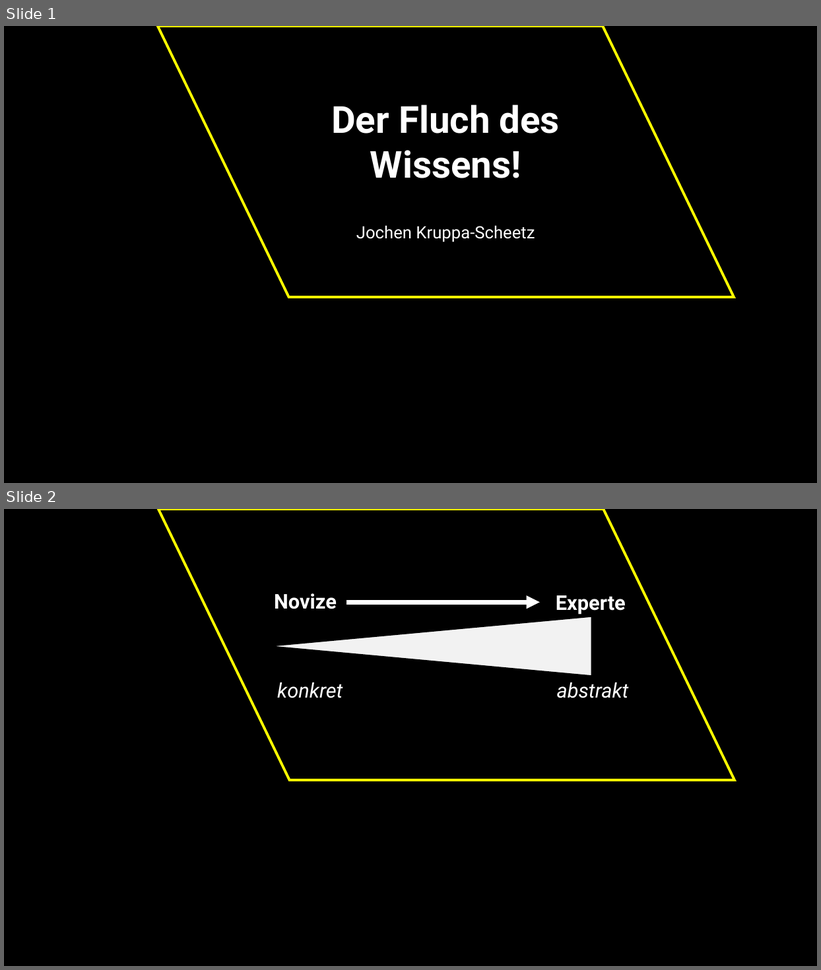
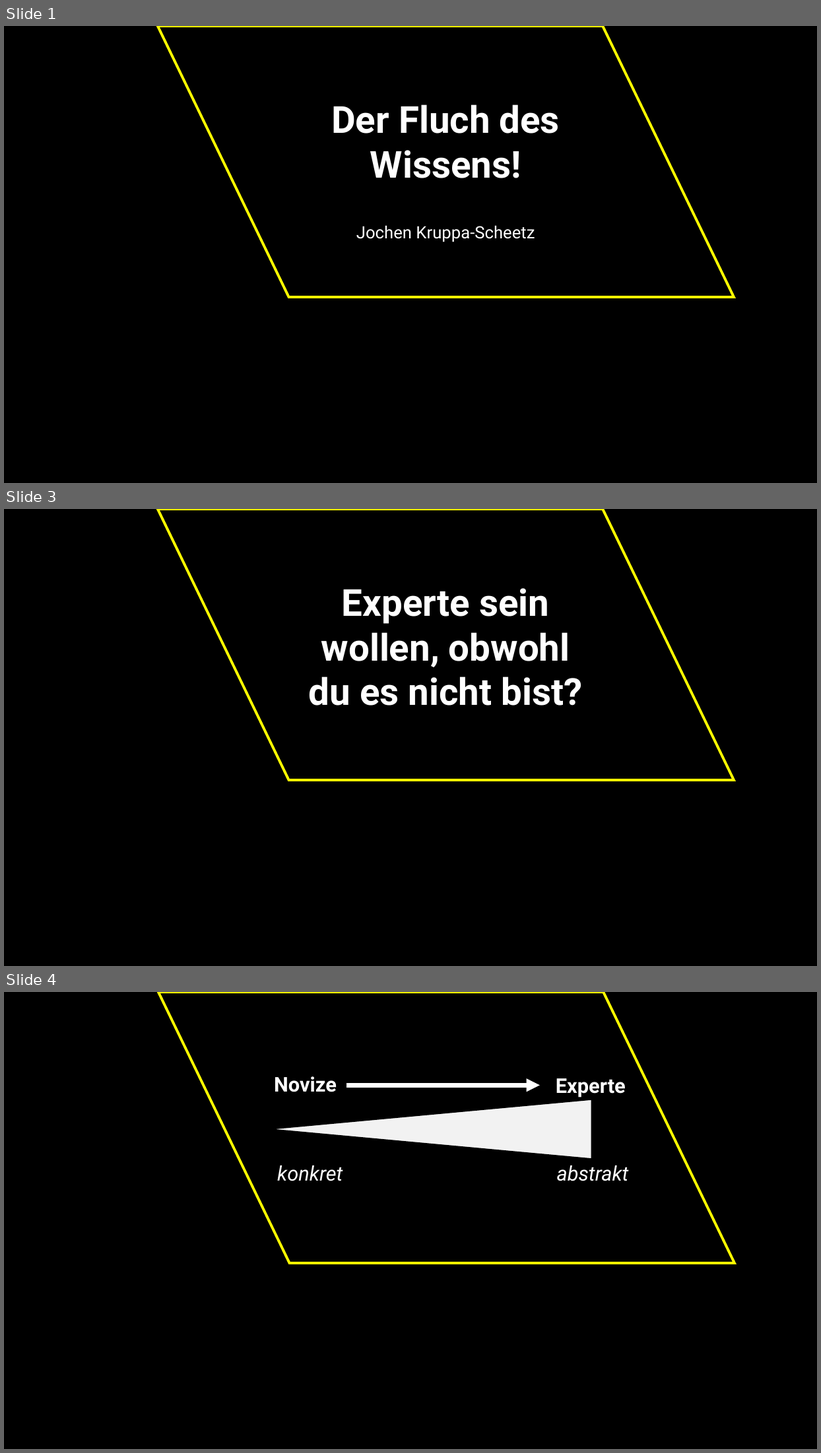
Before and after one commit to jkruppa/teaching, a slide deck: talks/202510_roulette/Kruppa_Scheetz.pptx. Shown one above the other, each under a label of ours: slides 1 and 2 before the commit, slides 1, 3 and 4 after it; the slides between them are not shown. The pictures are 821x970 and 821x1453 pixels, drawn with LibreOffice and Linux fonts; fonts in the diff are those of the drawing. Boxes give left, top, right and bottom in pixels: in the first picture for what was removed or moved away, otherwise in the second. Text is boxed around its words. In the diff, an @@ line names an element or a change of style, - is before the commit and + after.

```diff
--- a/talks/202510_roulette/Kruppa_Scheetz.pptx
+++ b/talks/202510_roulette/Kruppa_Scheetz.pptx
@@ slide 3 added at bbox=[4, 509, 817, 966], background #000000 @@
@@ parallelogram added at bbox=[158, 509, 734, 780], fill #000000, outline #FFFF00 3 pt @@
@@ text added at bbox=[309, 588, 582, 706], 44 pt, text #FFFFFF, bold @@
+Experte sein wollen, obwohl du es nicht bist?
@@ what was slide 2 is now slide 4 @@
```
Also in this commit, not shown: 6 other slides added, 3 other files.
